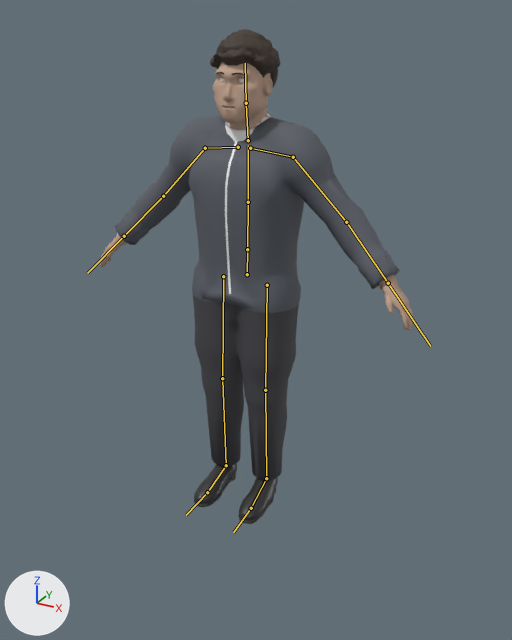
Before and after pictures for a commit that changed the glTF model src/decision_pitch/web/figures/figure.glb.
Rendered twice from a 50 mm lens placed at (1.258, -2.202, 1.9), pointed at (0.185, -0.25, 0.923). The lights are fixed; the arrows at lower left show +X, +Y and +Z. The first picture is the older version. The bones that change, and the others that lie on the model, are drawn over the model as lines.

The first picture shows 'body', 'coat', 'eyes', 'hair_bun', 'hair_buzz', 'hair_curly', 'hair_short', 'hair_swept'.
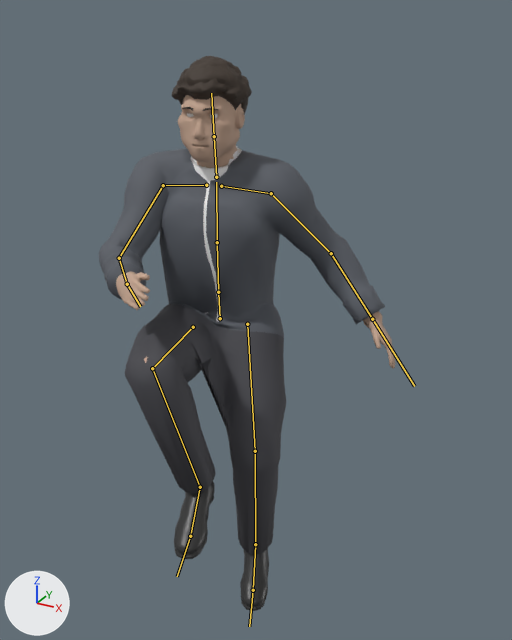
The newer file adds an action. The first version stands in its rest pose; the second is drawn at frame 18 of the action 'cross'.

Location of each change, [x1, y1, x2, y2] in pixels of the pictures (512 x 640 px):
```json
{"object": "coat", "change": "posed", "before": [115, 113, 400, 480], "after": [99, 146, 385, 555], "on screen": "11% taller"}
{"object": "body", "change": "posed", "before": [99, 62, 413, 524], "after": [116, 95, 395, 611], "on screen": "11% narrower, 12% taller"}
{"object": "hair_curly", "change": "posed", "before": [210, 29, 280, 87], "after": [172, 56, 252, 114], "on screen": "14% wider"}
{"object": "hair_swept", "change": "posed", "before": [216, 36, 271, 77], "after": [179, 62, 242, 107], "on screen": "14% wider, 10% taller"}
{"object": "hair_short", "change": "posed", "before": [217, 60, 271, 78], "after": [182, 93, 242, 110]}
{"object": "eyes", "change": "posed", "before": [220, 78, 245, 108], "after": [187, 114, 217, 118]}
{"object": "hair_bun", "change": "posed", "before": [223, 62, 271, 76], "after": [189, 95, 242, 110], "on screen": "10% wider, 7% taller"}
{"object": "hair_buzz", "change": "posed", "before": [219, 63, 271, 77], "after": [185, 95, 237, 109]}
{"bone": "hips", "before": "(247, 274) to (247, 249)", "after": "(220, 318) to (218, 292)"}
{"bone": "spine", "before": "(247, 249) to (248, 202)", "after": "(218, 292) to (217, 242)"}
{"bone": "chest", "before": "(248, 202) to (248, 145)", "after": "(217, 242) to (216, 182)"}
{"bone": "neck", "before": "(248, 140) to (246, 103)", "after": "(216, 177) to (214, 136)"}
{"bone": "head", "before": "(246, 103) to (245, 63)", "after": "(214, 136) to (211, 93)"}
{"bone": "upper_arm_L", "before": "(293, 157) to (346, 222)", "after": "(271, 193) to (331, 253)"}
{"bone": "forearm_L", "before": "(346, 222) to (388, 283)", "after": "(331, 253) to (372, 319)"}
{"bone": "hand_L", "before": "(388, 283) to (430, 346)", "after": "(372, 319) to (414, 386)"}
{"bone": "upper_arm_R", "before": "(205, 148) to (163, 196)", "after": "(163, 185) to (119, 258)"}
{"bone": "forearm_R", "before": "(163, 196) to (124, 236)", "after": "(119, 258) to (127, 284)"}
{"bone": "hand_R", "before": "(124, 236) to (87, 273)", "after": "(127, 284) to (140, 306)"}
{"bone": "thigh_L", "before": "(267, 285) to (265, 390)", "after": "(247, 324) to (255, 451)"}
{"bone": "shin_L", "before": "(265, 390) to (266, 478)", "after": "(255, 451) to (255, 544)"}
{"bone": "foot_L", "before": "(266, 478) to (251, 508)", "after": "(255, 544) to (253, 590)"}
{"bone": "toe_L", "before": "(251, 508) to (233, 532)", "after": "(253, 590) to (249, 626)"}
{"bone": "thigh_R", "before": "(223, 276) to (222, 378)", "after": "(193, 327) to (152, 368)"}
{"bone": "shin_R", "before": "(222, 378) to (226, 465)", "after": "(152, 368) to (200, 487)"}
{"bone": "foot_R", "before": "(226, 465) to (207, 492)", "after": "(200, 487) to (190, 536)"}
{"bone": "toe_R", "before": "(207, 492) to (186, 515)", "after": "(190, 536) to (177, 576)"}
```

Scene script edits in JSON lines:
```json
{"block": "bone_hips", "where": "bone_hips = bpy.data.objects['rig'].pose.bones['hips']  # child of 'root'"}
{"op": "set", "path": "bone_hips.location", "old": "(0.0, 0.0, 0.0)", "new": "(0.052, -0.077, 0.281)"}
{"op": "set", "path": "bone_hips.rotation_quaternion", "old": "(1.0, 0.0, 0.0, 0.0)", "new": "(0.959, 0.028, 0.28, 0.023)", "note": "degrees (0, 0, 0) -> degrees (4, 32, 4)"}
{"block": "bone_spine", "where": "bone_spine = bpy.data.objects['rig'].pose.bones['spine']  # child of 'hips'"}
{"op": "set", "path": "bone_spine.rotation_quaternion", "old": "(1.0, 0.0, 0.0, 0.0)", "new": "(1.0, 0.021, 0.001, -0.013)", "note": "degrees (0, 0, 0) -> degrees (2, 0, -2)"}
{"block": "bone_chest", "where": "bone_chest = bpy.data.objects['rig'].pose.bones['chest']  # child of 'spine'"}
{"op": "set", "path": "bone_chest.rotation_quaternion", "old": "(1.0, 0.0, 0.0, 0.0)", "new": "(0.989, -0.026, -0.149, -0.007)", "note": "degrees (0, 0, 0) -> degrees (-3, -17, 0)"}
{"block": "bone_neck", "where": "bone_neck = bpy.data.objects['rig'].pose.bones['neck']  # child of 'chest'"}
{"op": "set", "path": "bone_neck.rotation_quaternion", "old": "(1.0, 0.0, 0.0, 0.0)", "new": "(1.0, 0.006, -0.016, 0.007)", "note": "degrees (0, 0, 0) -> degrees (1, -2, 1)"}
{"block": "bone_head", "where": "bone_head = bpy.data.objects['rig'].pose.bones['head']  # child of 'neck'"}
{"op": "set", "path": "bone_head.rotation_quaternion", "old": "(1.0, 0.0, 0.0, 0.0)", "new": "(1.0, 0.007, -0.02, 0.007)", "note": "degrees (0, 0, 0) -> degrees (1, -2, 1)"}
{"block": "bone_upper_arm_l", "where": "bone_upper_arm_l = bpy.data.objects['rig'].pose.bones['upper_arm_L']  # child of 'shoulder_L'"}
{"op": "set", "path": "bone_upper_arm_l.rotation_quaternion", "old": "(1.0, 0.0, 0.0, 0.0)", "new": "(0.994, -0.096, 0.044, -0.022)", "note": "degrees (0, 0, 0) -> degrees (-11, 5, -3)"}
{"block": "bone_forearm_l", "where": "bone_forearm_l = bpy.data.objects['rig'].pose.bones['forearm_L']  # child of 'upper_arm_L'"}
{"op": "set", "path": "bone_forearm_l.rotation_quaternion", "old": "(1.0, 0.0, 0.0, 0.0)", "new": "(0.988, 0.155, 0.0, 0.001)", "note": "degrees (0, 0, 0) -> degrees (18, 0, 0)"}
{"block": "bone_hand_l", "where": "bone_hand_l = bpy.data.objects['rig'].pose.bones['hand_L']  # child of 'forearm_L'"}
{"op": "set", "path": "bone_hand_l.rotation_quaternion", "old": "(1.0, 0.0, 0.0, 0.0)", "new": "(0.99, 0.053, -0.13, 0.007)", "note": "degrees (0, 0, 0) -> degrees (6, -15, 0)"}
{"block": "bone_upper_arm_r", "where": "bone_upper_arm_r = bpy.data.objects['rig'].pose.bones['upper_arm_R']  # child of 'shoulder_R'"}
{"op": "set", "path": "bone_upper_arm_r.rotation_quaternion", "old": "(1.0, 0.0, 0.0, 0.0)", "new": "(0.885, 0.439, -0.14, 0.075)", "note": "degrees (0, 0, 0) -> degrees (53, -18, 1)"}
{"block": "bone_forearm_r", "where": "bone_forearm_r = bpy.data.objects['rig'].pose.bones['forearm_R']  # child of 'upper_arm_R'"}
{"op": "set", "path": "bone_forearm_r.rotation_quaternion", "old": "(1.0, 0.0, 0.0, 0.0)", "new": "(0.908, 0.42, 0.0, -0.001)", "note": "degrees (0, 0, 0) -> degrees (50, 0, 0)"}
{"block": "bone_hand_r", "where": "bone_hand_r = bpy.data.objects['rig'].pose.bones['hand_R']  # child of 'forearm_R'"}
{"op": "set", "path": "bone_hand_r.rotation_quaternion", "old": "(1.0, 0.0, 0.0, 0.0)", "new": "(0.99, 0.053, 0.13, -0.007)", "note": "degrees (0, 0, 0) -> degrees (6, 15, 0)"}
{"block": "bone_thigh_l", "where": "bone_thigh_l = bpy.data.objects['rig'].pose.bones['thigh_L']  # child of 'hips'"}
{"op": "set", "path": "bone_thigh_l.rotation_quaternion", "old": "(1.0, 0.0, 0.0, 0.0)", "new": "(-0.933, 0.359, 0.012, -0.013)", "note": "degrees (0, 0, 0) -> degrees (-42, -1, 2)"}
{"block": "bone_shin_l", "where": "bone_shin_l = bpy.data.objects['rig'].pose.bones['shin_L']  # child of 'thigh_L'"}
{"op": "set", "path": "bone_shin_l.rotation_quaternion", "old": "(1.0, 0.0, 0.0, 0.0)", "new": "(0.928, 0.371, -0.002, -0.005)", "note": "degrees (0, 0, 0) -> degrees (44, 0, -1)"}
{"block": "bone_foot_l", "where": "bone_foot_l = bpy.data.objects['rig'].pose.bones['foot_L']  # child of 'shin_L'"}
{"op": "set", "path": "bone_foot_l.rotation_quaternion", "old": "(1.0, 0.0, 0.0, 0.0)", "new": "(0.983, 0.155, 0.053, 0.086)", "note": "degrees (0, 0, 0) -> degrees (18, 4, 11)"}
{"block": "bone_toe_l", "where": "bone_toe_l = bpy.data.objects['rig'].pose.bones['toe_L']  # child of 'foot_L'"}
{"op": "set", "path": "bone_toe_l.rotation_quaternion", "old": "(1.0, 0.0, 0.0, 0.0)", "new": "(0.981, -0.194, -0.008, 0.0)", "note": "degrees (0, 0, 0) -> degrees (-22, -1, 0)"}
{"block": "bone_thigh_r", "where": "bone_thigh_r = bpy.data.objects['rig'].pose.bones['thigh_R']  # child of 'hips'"}
{"op": "set", "path": "bone_thigh_r.rotation_quaternion", "old": "(1.0, 0.0, 0.0, 0.0)", "new": "(-0.627, 0.761, -0.168, 0.009)", "note": "degrees (0, 0, 0) -> degrees (-103, 11, -16)"}
{"block": "bone_shin_r", "where": "bone_shin_r = bpy.data.objects['rig'].pose.bones['shin_R']  # child of 'thigh_R'"}
{"op": "set", "path": "bone_shin_r.rotation_quaternion", "old": "(1.0, 0.0, 0.0, 0.0)", "new": "(0.664, 0.747, 0.004, 0.004)", "note": "degrees (0, 0, 0) -> degrees (97, 0, 1)"}
{"block": "bone_foot_r", "where": "bone_foot_r = bpy.data.objects['rig'].pose.bones['foot_R']  # child of 'shin_R'"}
{"op": "set", "path": "bone_foot_r.rotation_quaternion", "old": "(1.0, 0.0, 0.0, 0.0)", "new": "(0.982, 0.117, -0.136, 0.058)", "note": "degrees (0, 0, 0) -> degrees (13, -16, 5)"}
{"block": "bone_toe_r", "where": "bone_toe_r = bpy.data.objects['rig'].pose.bones['toe_R']  # child of 'foot_R'"}
{"op": "set", "path": "bone_toe_r.rotation_quaternion", "old": "(1.0, 0.0, 0.0, 0.0)", "new": "(0.994, -0.109, 0.005, 0.0)", "note": "degrees (0, 0, 0) -> degrees (-13, 1, 0)"}
```
